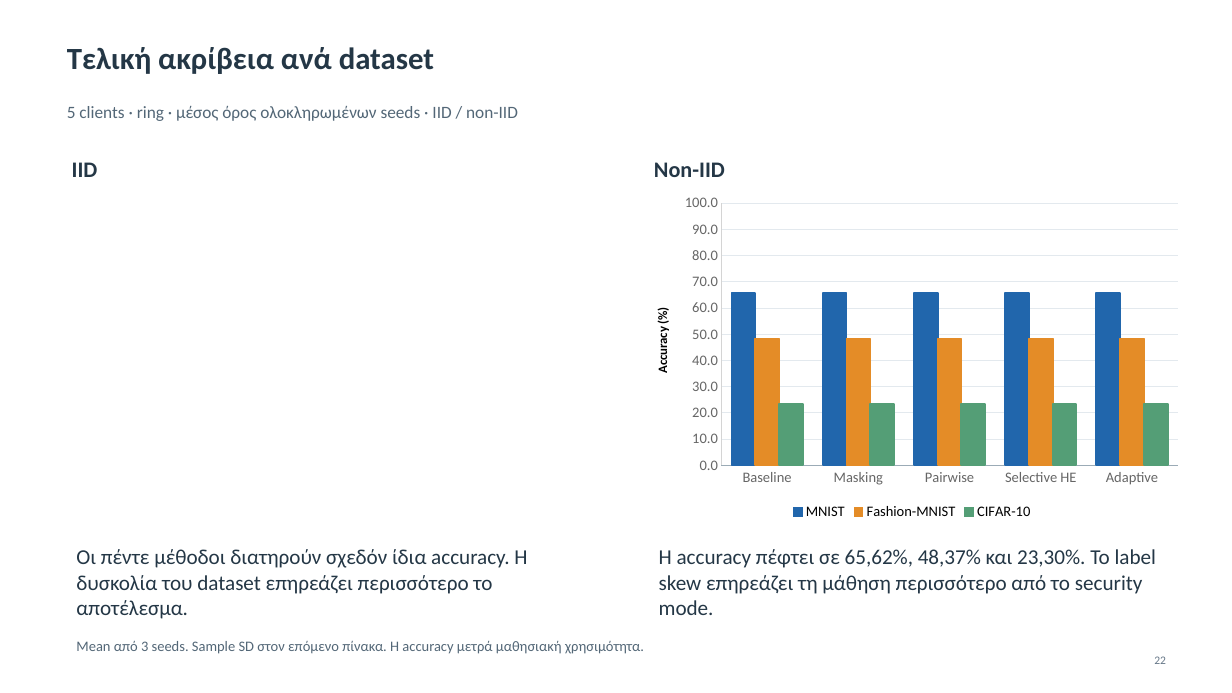
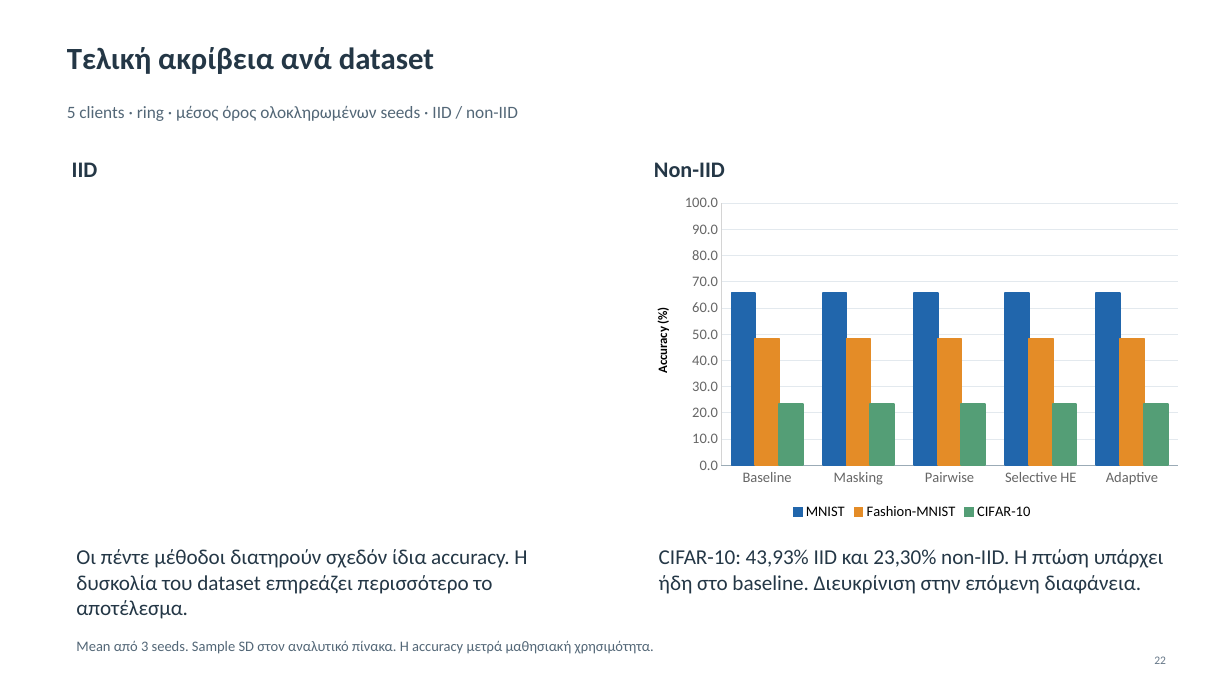
Before and after one commit to Dionisis09/secure-dfl-thesis, a slide deck: slide 22 of docs/Secure_DFL_Thesis_Presentation.pptx. Drawn at 1232x693 pixels with LibreOffice and Linux fonts; fonts in the diff are those of the drawing. Boxes give left, top, right and bottom in pixels: in the first picture for what was removed or moved away, otherwise in the second. Text is boxed around its words. In the diff, an @@ line names an element or a change of style, - is before the commit and + after.

Commit message:
Clarify CIFAR-10 baseline accuracy and non-IID setup in presentation

```diff
--- a/docs/Secure_DFL_Thesis_Presentation.pptx
+++ b/docs/Secure_DFL_Thesis_Presentation.pptx
@@ text at (659,549,1164,594): text changed @@
-Η accuracy πέφτει σε 65,62%, 48,37% και 23,30%. Το label skew επηρεάζει τη μάθηση περισσότερο από το security mode.
+CIFAR-10: 43,93% IID και 23,30% non-IID. Η πτώση υπάρχει ήδη στο baseline. Διευκρίνιση στην επόμενη διαφάνεια.
@@ text at (76,641,654,654): text changed @@
-Mean από 3 seeds. Sample SD στον επόμενο πίνακα. Η accuracy μετρά μαθησιακή χρησιμότητα.
+Mean από 3 seeds. Sample SD στον αναλυτικό πίνακα. Η accuracy μετρά μαθησιακή χρησιμότητα.
```
Also in this commit, not shown: 25 other slides changed, 1 slide added, 3 other files.
